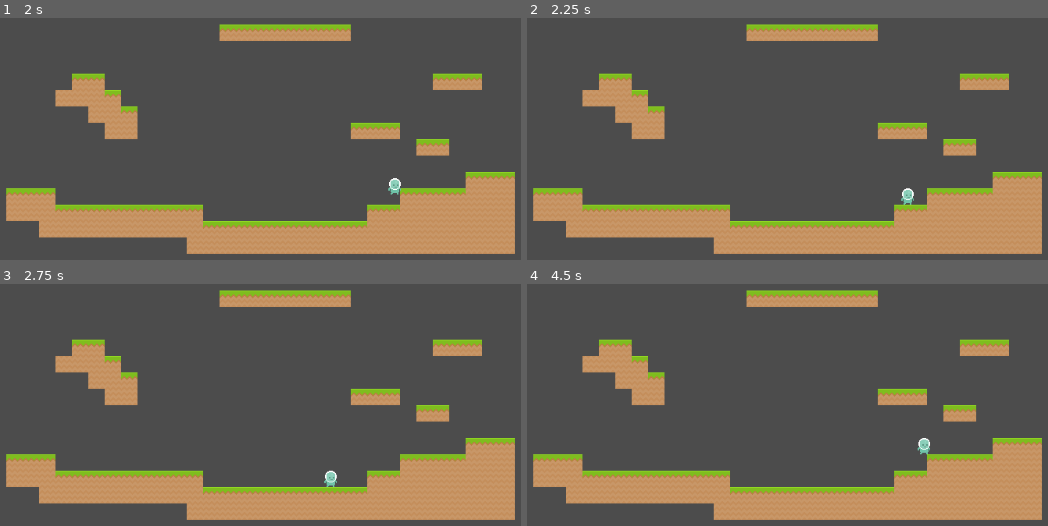
Above: before the commit, frames 1-4 (two rows, left to right).
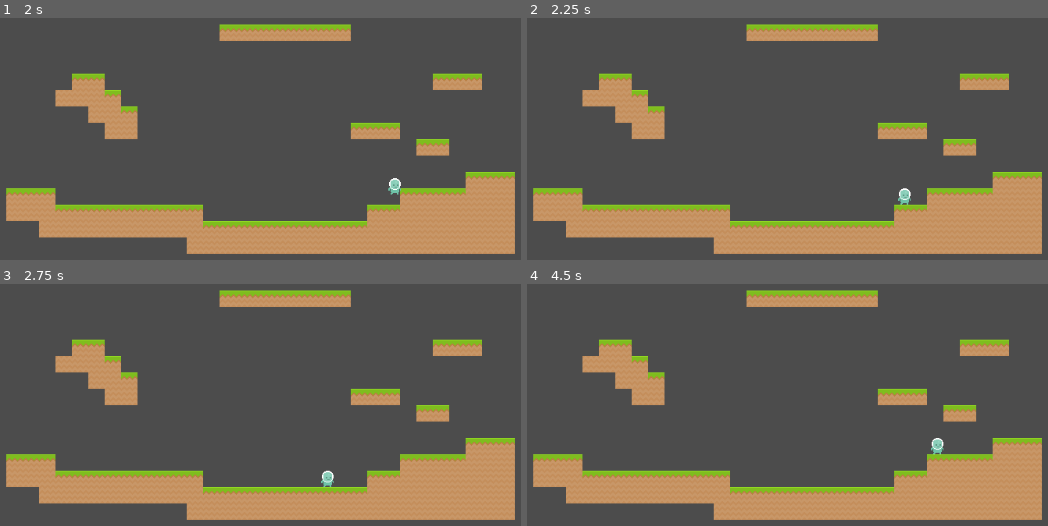
Above: after the commit, the same moments.

Repository: ItsSeaJay/montblanc-platinum
Game: Godot game, scene res://Main.tscn
Two runs of this game, one before a commit and one after it. Both use one fixed random seed, a clock stepped at 60 frames per second and the inputs below.
Inputs:
- Up to frame 1 (2 s): hold Right (ui_right) from 0.53 s (still down); tap Space (ui_select) at 0.77, 1.52 s
- Up to frame 2 (2.25 s): tap Enter at 2 s; release Right (ui_right) at 2.03 s; hold Left (ui_left) from 2.03 s (still down)
- Up to frame 3 (2.75 s): keep holding Left (ui_left)
- Up to frame 4 (4.5 s): release Left (ui_left) at 2.78 s; hold Right (ui_right) 2.78-4.28 s; tap Space (ui_select) at 3.02, 3.77 s; hold Left (ui_left) from 4.28 s (still down)

Frame 1 is identical in both runs. In frame 2, 0.1% of the frame differs, in the area x 71-75%, y 70-78%; in frame 3, 0.1%; in frame 4, 0.3%, in the area x 74-81%, y 63-71%.

Commit message:
Fix bug in Player.gd where the player could not move in State.STATE_FALL

Diff:
--- a/player/Player.gd
+++ b/player/Player.gd
@@ -87,6 +87,13 @@
 			if is_on_floor():
 				state = State.STATE_GROUNDED
 		State.STATE_FALL:
+			if right:
+				velocity.x = Global.approach(velocity.x, run_speed, acceleration * delta)
+			elif left:
+				velocity.x = Global.approach(velocity.x, -run_speed, acceleration * delta)
+			else:
+				velocity.x = Global.approach(velocity.x, 0, friction * delta)
+
 			velocity.y += fall_gravity * delta
 
 			if is_on_floor():
